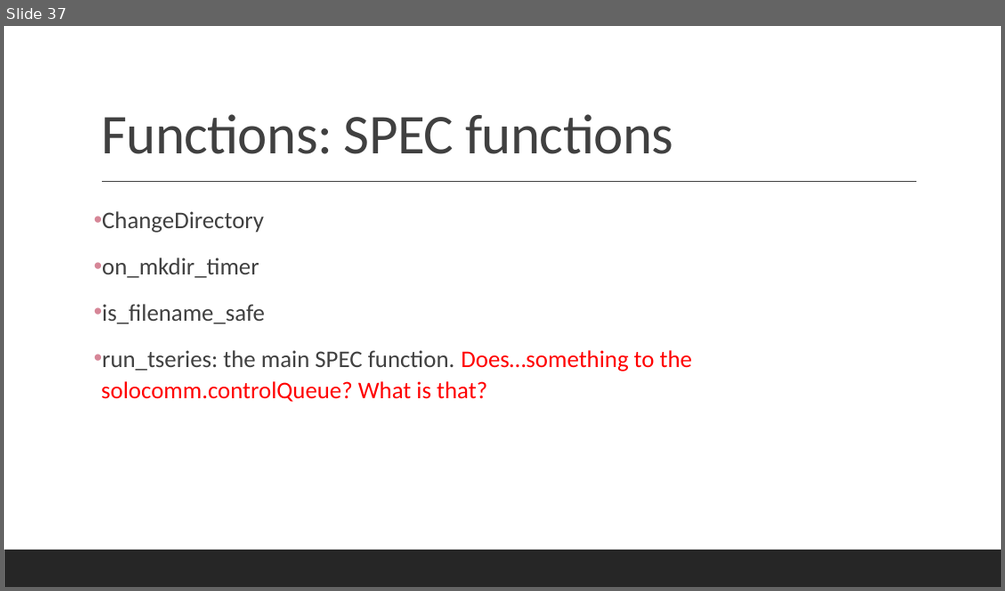
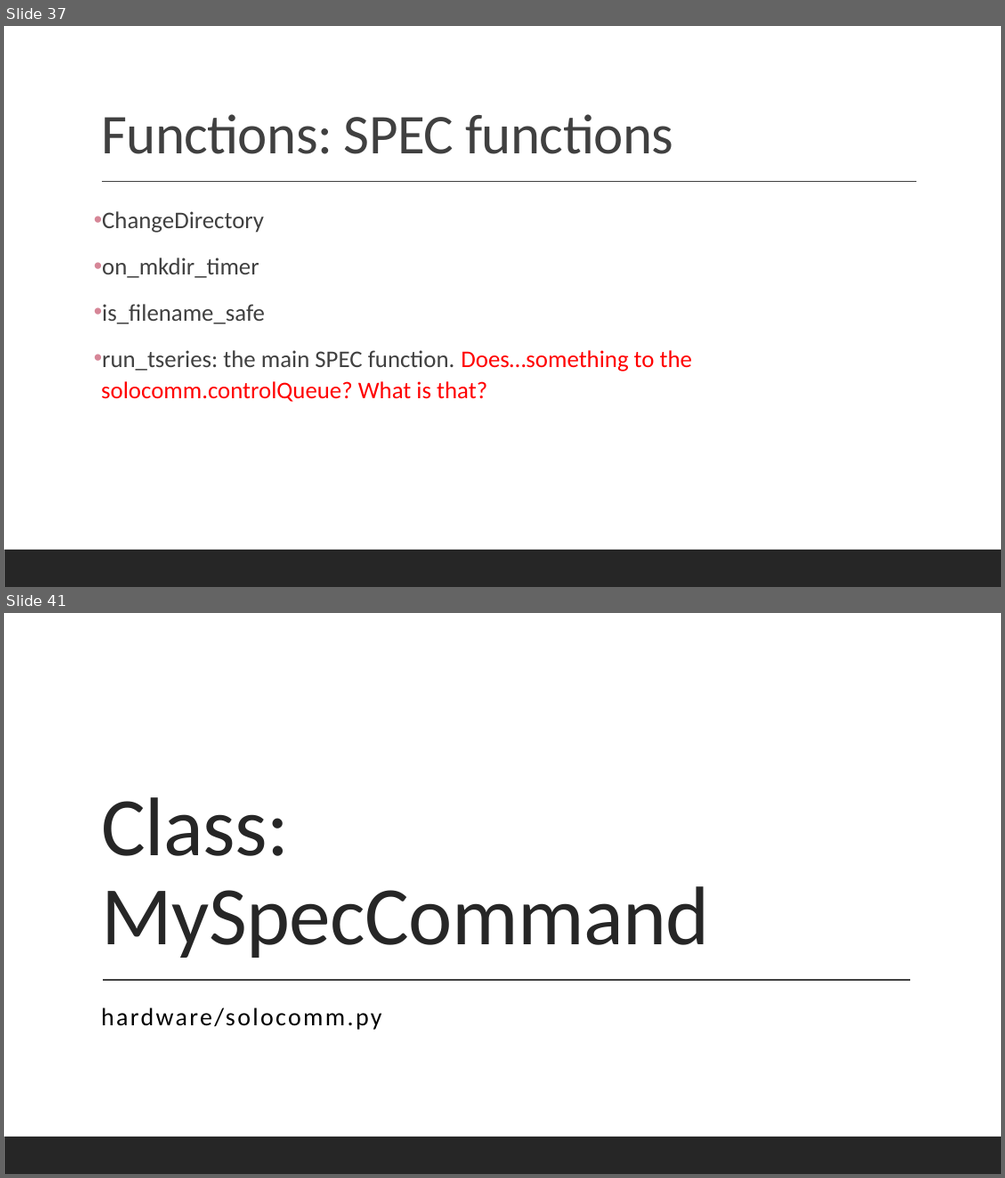
Before and after one commit to mathmauney/SAXSControl, a slide deck: Documentation.pptx. Shown one above the other, each under a label of ours: slide 37 before the commit, slides 37 and 41 after it; the slides between them are not shown. The pictures are 1005x591 and 1005x1178 pixels, drawn with LibreOffice and Linux fonts; fonts in the diff are those of the drawing. Boxes give left, top, right and bottom in pixels: in the first picture for what was removed or moved away, otherwise in the second. Text is boxed around its words. In the diff, an @@ line names an element or a change of style, - is before the commit and + after.

```diff
--- a/Documentation.pptx
+++ b/Documentation.pptx
@@ slide 41 added at (4,613,1001,1174), background #FFFFFF; not listed: 1 template element that a slide beside it also shows @@
@@ title added at (101,797,710,957), 80 pt, text #262626 @@
+Class: MySpecCommand
@@ line added from (103, 981) to (910, 981), #404040 1 pt @@
@@ text added at (101,1007,381,1030), 24 pt, text #000000 @@
+hardware/solocomm.py
```
Also in this commit, not shown: 1 slide changed, 15 other slides added, 1 slide removed, 2 other files.
